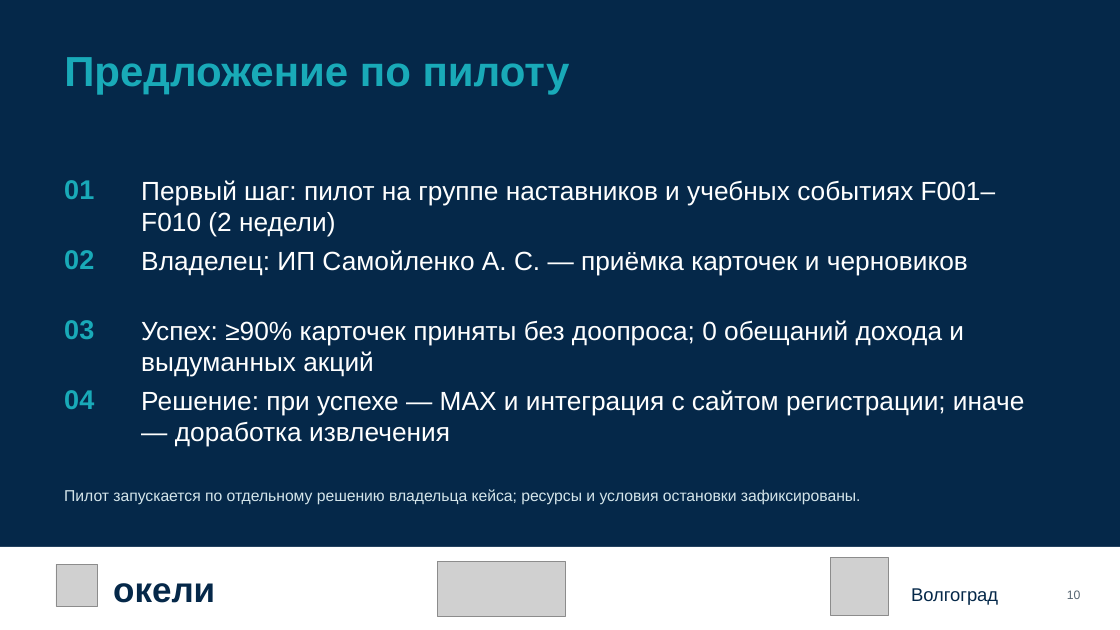
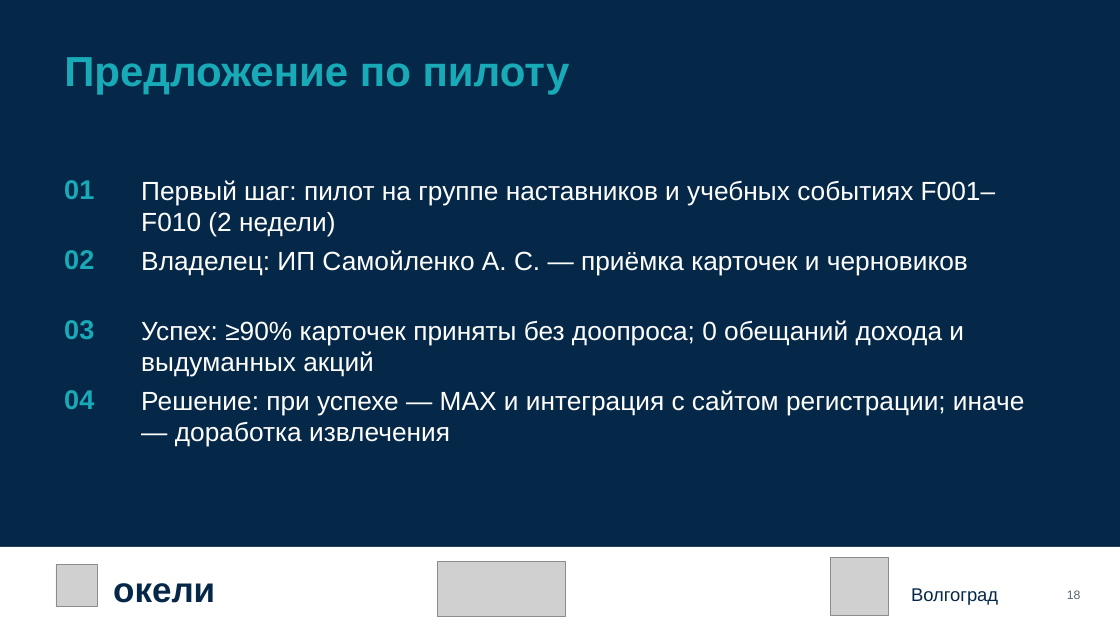
Before and after one commit to KaDyK736/FinikTeam-FB01, a slide deck: slide 18 of Презентация_команды_Finik_FB01.pptx (slide 10 before the commit). Drawn at 1120x630 pixels with LibreOffice and Linux fonts; fonts in the diff are those of the drawing; grey boxes stand for pictures. Boxes give left, top, right and bottom in pixels: in the first picture for what was removed or moved away, otherwise in the second. Text is boxed around its words. In the diff, an @@ line names an element or a change of style, - is before the commit and + after.

```diff
--- a/Презентация_команды_Finik_FB01.pptx
+++ b/Презентация_команды_Finik_FB01.pptx
@@ text removed at [64,489,861,505] @@
-Пилот запускается по отдельному решению владельца кейса; ресурсы и условия остановки зафиксированы.
@@ text at [1067,590,1081,599]: text changed @@
-10
+18
```
Also in this commit, not shown: 9 other slides changed, 8 slides added, 2 other files.
